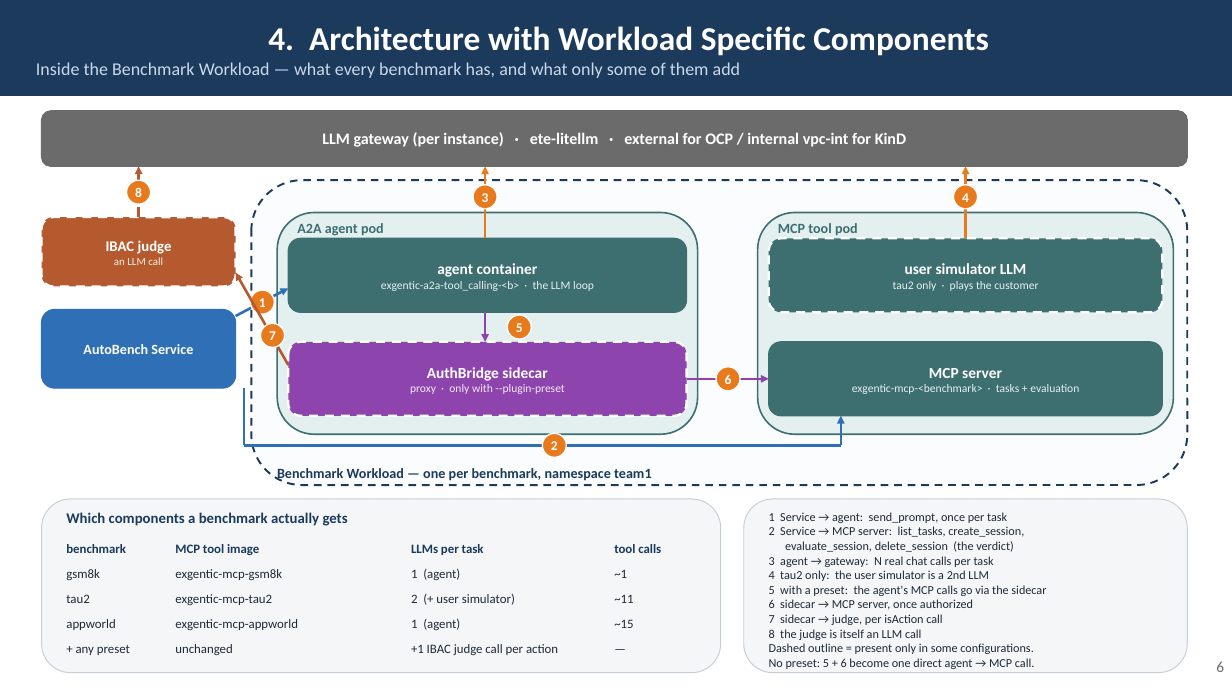
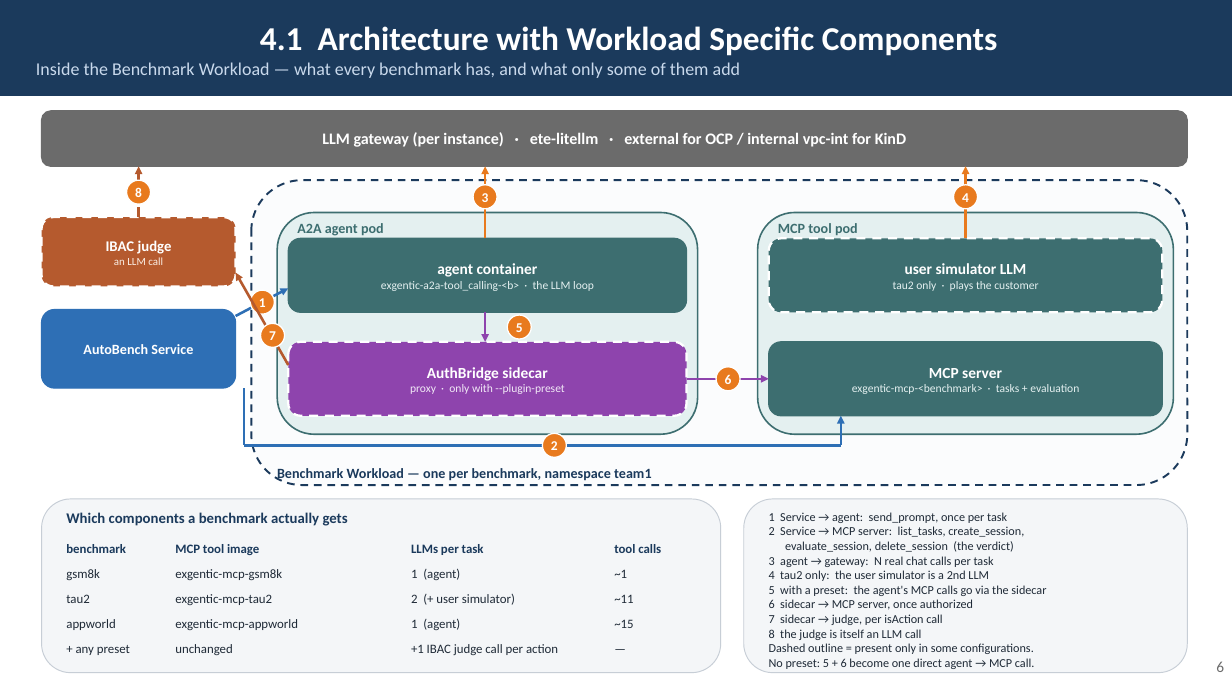
Before and after one commit to rossoctl/autobench, a slide deck: slide 6 of docs/AutoBench.pptx. Drawn at 1232x693 pixels with LibreOffice and Linux fonts; fonts in the diff are those of the drawing. Boxes give left, top, right and bottom in pixels: in the first picture for what was removed or moved away, otherwise in the second. Text is boxed around its words. In the diff, an @@ line names an element or a change of style, - is before the commit and + after.

```diff
--- a/docs/AutoBench.pptx
+++ b/docs/AutoBench.pptx
@@ text in rectangle at (260, 26, 998, 56): text changed @@
-4. Architecture with Workload Specific Components
+4.1 Architecture with Workload Specific Components
```
Also in this commit, not shown: 12 other slides changed, 1 slide added, 5 other files.
